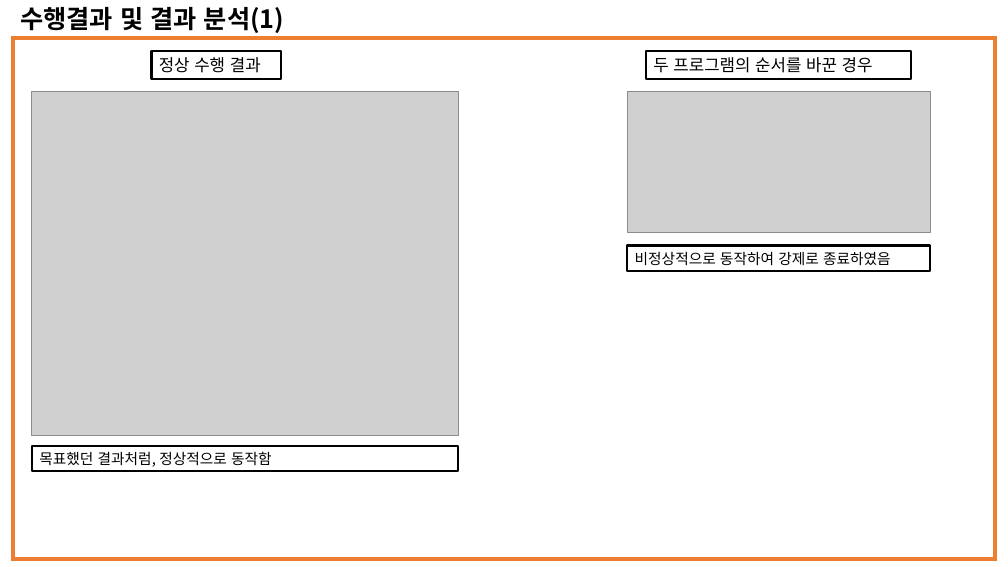
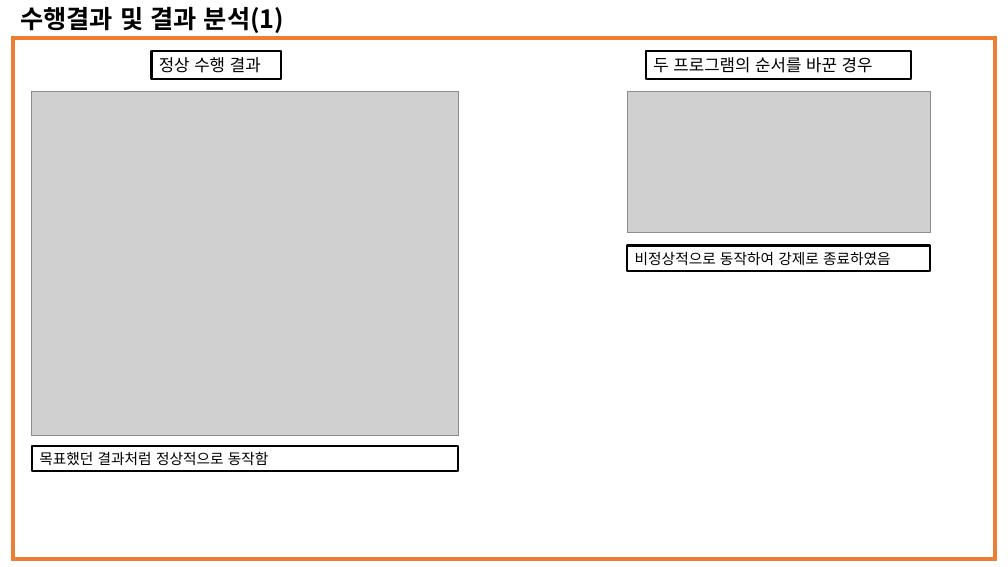
Before and after one commit to dudghks97/OS, a slide deck: slide 3 of 2016305078_최영환_os_report_03.pptx. Drawn at 1008x567 pixels with LibreOffice and Linux fonts; fonts in the diff are those of the drawing; grey boxes stand for pictures. Boxes give left, top, right and bottom in pixels: in the first picture for what was removed or moved away, otherwise in the second. Text is boxed around its words. In the diff, an @@ line names an element or a change of style, - is before the commit and + after.

```diff
--- a/2016305078_최영환_os_report_03.pptx
+++ b/2016305078_최영환_os_report_03.pptx
@@ text in rectangle at box(39, 451, 269, 465): text changed @@
-목표했던 결과처럼, 정상적으로 동작함
+목표했던 결과처럼 정상적으로 동작함
```
Also in this commit, not shown: 6 other slides changed, 1 slide added.
